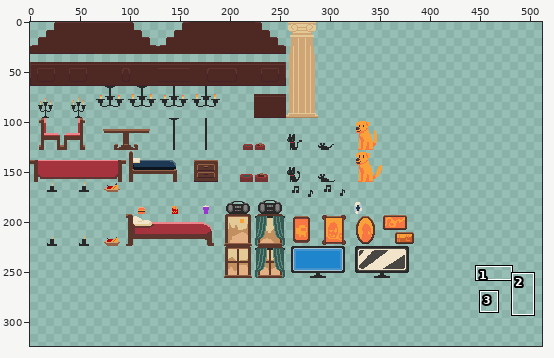
Two versions of one sprite sheet, assets/graphics/props/Props_Spritesheet.png. The first picture is a wide view before the edit; the outline marks the close-up.
Close-up. Earlier state:
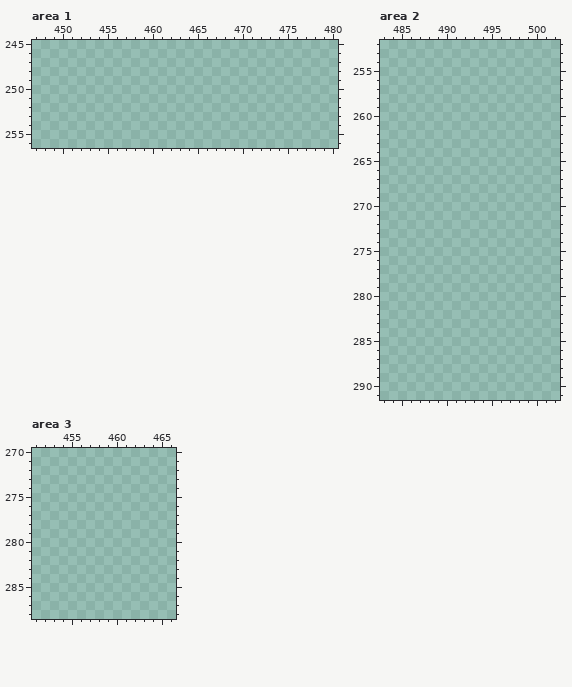
The file is 512x512 pixels. Colours within 5 levels of each other are drawn and written as one. Shown: area 1: x 447..480, y 245..256; area 2: x 483..502, y 252..291; area 3: x 451..466, y 270..288. The wide view leaves out empty margins. The commit also changed other parts of the picture, which this record leaves out.
The result:
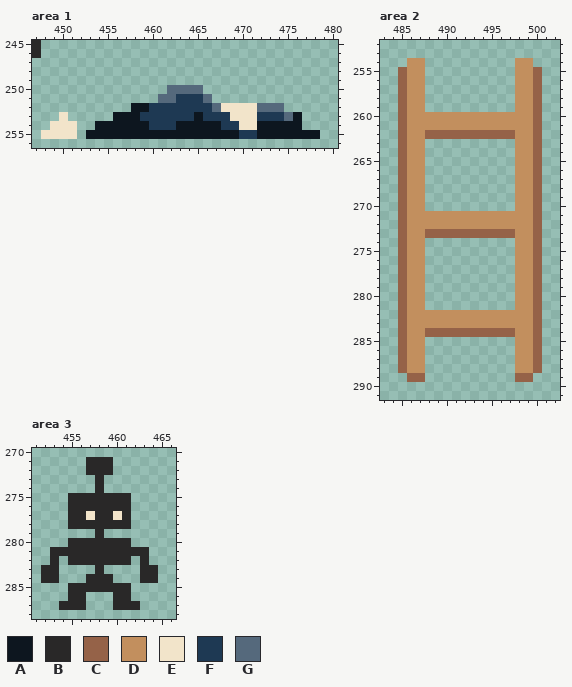
Palette (. is transparent): A #0d161f  B #292828  C #956248  D #c28f5e  E #f2e4ca  F #1e3953  G #55697c
What changed:
Changed rows in their new state; - is an unchanged pixel.
Area 1:
first column x 447:
245 B
246 B
first column x 448:
250 --------------GGGG-------------
251 -------------GGFFFG------------
252 ----------AAFFFFFFFGEEEEGGG----
253 --E-----AAAFFFFFFAFFFEEEFFFGA--
254 -EEE--AAAAAAFFFAAAAAFFEEAAAAA--
255 EEEE-AAAAAAAAAAAAAAAAAFFAAAAAAA
Area 2:
first column x 485:
254 -DD----------DD-
255 CDD----------DDC
256 CDD----------DDC
257 CDD----------DDC
258 CDD----------DDC
259 CDD----------DDC
260 CDDDDDDDDDDDDDDC
261 CDDDDDDDDDDDDDDC
262 CDDCCCCCCCCCCDDC
263 CDD----------DDC
264 CDD----------DDC
265 CDD----------DDC
266 CDD----------DDC
267 CDD----------DDC
268 CDD----------DDC
269 CDD----------DDC
270 CDD----------DDC
271 CDDDDDDDDDDDDDDC
272 CDDDDDDDDDDDDDDC
273 CDDCCCCCCCCCCDDC
274 CDD----------DDC
275 CDD----------DDC
276 CDD----------DDC
277 CDD----------DDC
278 CDD----------DDC
279 CDD----------DDC
280 CDD----------DDC
281 CDD----------DDC
282 CDDDDDDDDDDDDDDC
283 CDDDDDDDDDDDDDDC
284 CDDCCCCCCCCCCDDC
285 CDD----------DDC
286 CDD----------DDC
287 CDD----------DDC
288 CDD----------DDC
289 -CC----------CC-
Area 3:
first column x 452:
271 -----BBB-----
272 -----BBB-----
273 ------B------
274 ------B------
275 ---BBBBBBB---
276 ---BBBBBBB---
277 ---BBEBBEB---
278 ---BBBBBBB---
279 ------B------
280 ---BBBBBBB---
281 -BBBBBBBBBBB-
282 -B-BBBBBBB-B-
283 BB----B----BB
284 BB---BBB---BB
285 ---BBBBBBB---
286 ---BB---BB---
287 --BBB---BBB--
Where, in picture pixels (left, top, right, bottom), the same in both close-ups:
added: (32, 40, 41, 58)
added: (41, 85, 320, 139)
added: (398, 58, 542, 382)
added: (41, 457, 158, 610)
